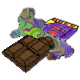
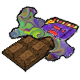
Two versions of the same layered image (80x80). Layer-by-layer changes:
added layer "Pasted Layer" above "Layer #5" over bbox(25, 34, 55, 56)
added layer "Layer #7" (color burn, 29%) above "Layer #6" over bbox(10, 36, 45, 60)
painted on "Layer #6" over bbox(41, 20, 54, 29)
"Layer #1": opacity 57% → 43%, blend multiply → normal, painted on it over bbox(2, 22, 76, 72)
"Layer": opacity 100% → 84%, painted on it over bbox(1, 17, 80, 73)
painted on "Layer #2" over bbox(1, 19, 69, 74)
added layer "Pasted Layer #1" over bbox(1, 5, 80, 73)
